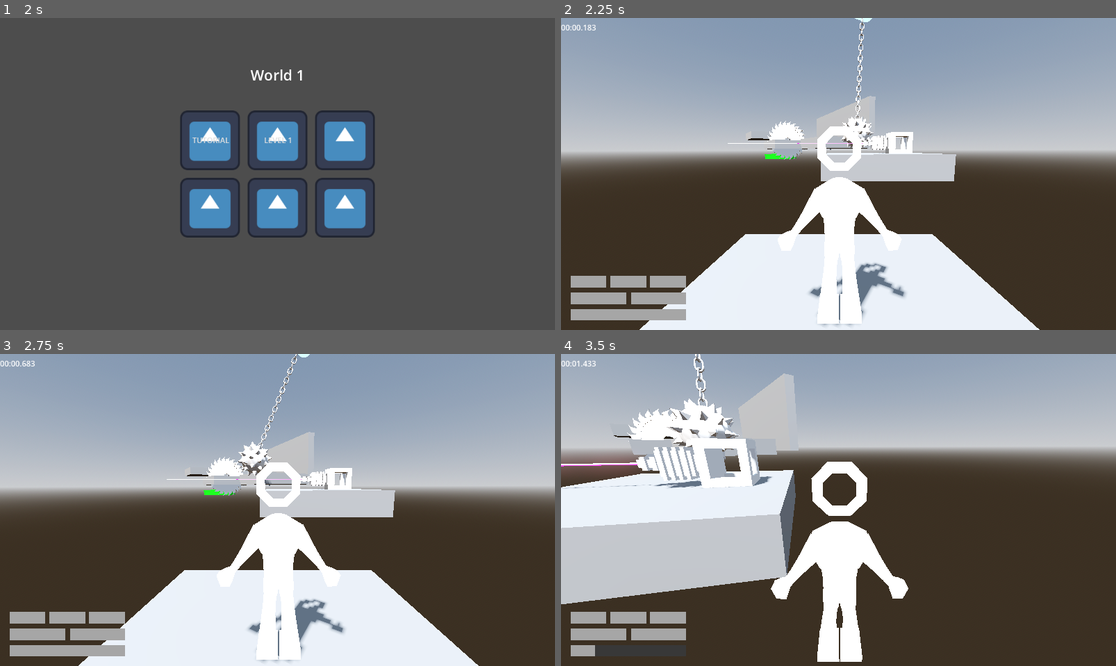
Above: before the commit, frames 1-4 (two rows, left to right).
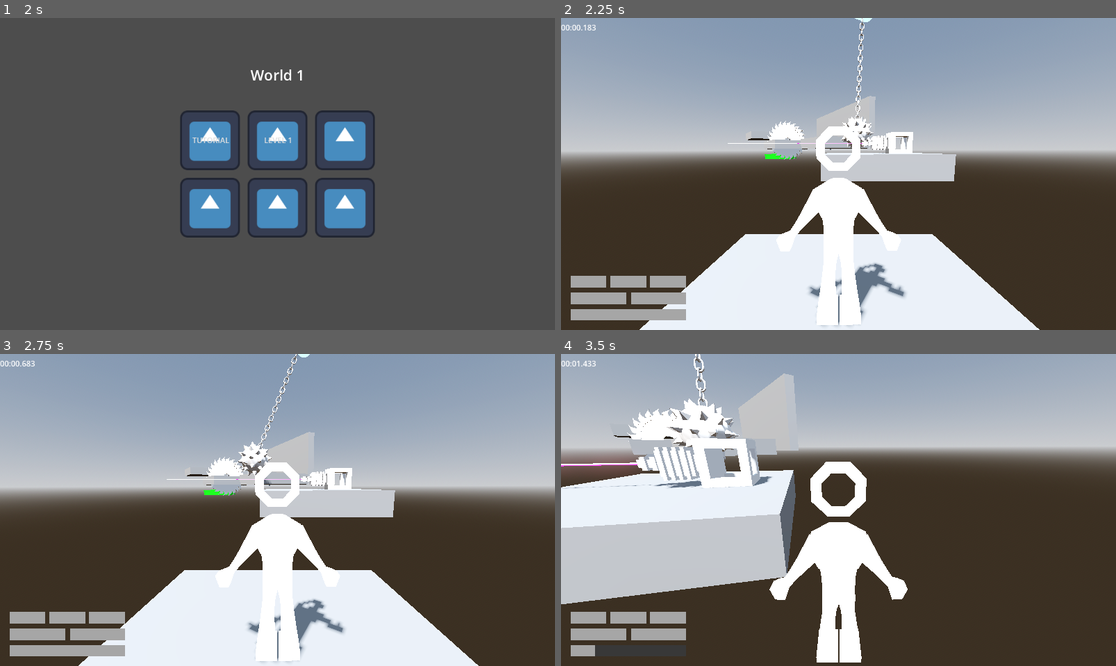
Above: after the commit, the same moments.

Repository: jpvds1/DDJD
Game: Godot game, scene res://scenes/game_controller.tscn
Same seed, same stepped clock (60 frames per second), same inputs: the game is played once before the commit and once after it. The engine's default icon, where the game draws it, is replaced by a stand-in: a white triangle on a blue panel in a dark square.
Inputs (mouse positions are in pixels of both pictures, inside the frame that each line leads up to):
- Up to frame 1 (2 s): click "Continue as Guest" at 0.5 s; click "Play" at 1.25 s
- Up to frame 2 (2.25 s): click "LEVEL 1" at 2 s
- Up to frame 3 (2.75 s): no input
- Up to frame 4 (3.5 s): move the mouse to (866, 510) at 2.77 s; hold W (move_forwards) from 2.78 s (still down); tap Q (dash) at 2.85 s; tap Space (jump) at 3.02 s

Frame 1 is identical in both runs. In frame 2, 0.4% of the frame differs, in the area x 39-61%, y 34-99%; in frame 3, 0.4%; in frame 4, 0.5%, in the area x 37-63%, y 34-99%.

Commit message:
feat(player): update player model

Diff:
--- a/platformer-game/scenes/player/capsule_character.tscn
+++ b/platformer-game/scenes/player/capsule_character.tscn
@@ -85,10 +85,9 @@
 shape = SubResource("CapsuleShape3D_x7pql")
 
 [node name="Visuals" type="Node3D" parent="." unique_id=984137525]
-transform = Transform3D(1, 0, 0, 0, 1, 0, 0, 0, 1, 3.9572039, 0, -0.6389612)
 
 [node name="Body" parent="Visuals" unique_id=347547523 instance=ExtResource("2_x7pql")]
-transform = Transform3D(-1, 0, -8.742278e-08, 0, 1, 0, 8.742278e-08, 0, -1, -9.797, 0, 1.3301756)
+transform = Transform3D(-1, 0, -8.742278e-08, 0, 1, 0, 8.742278e-08, 0, -1, 0, 0, 0)
 
 [node name="Node3D" type="Node3D" parent="." unique_id=447801321]
 
Binary file changed: platformer-game/assets/models/player.glb
